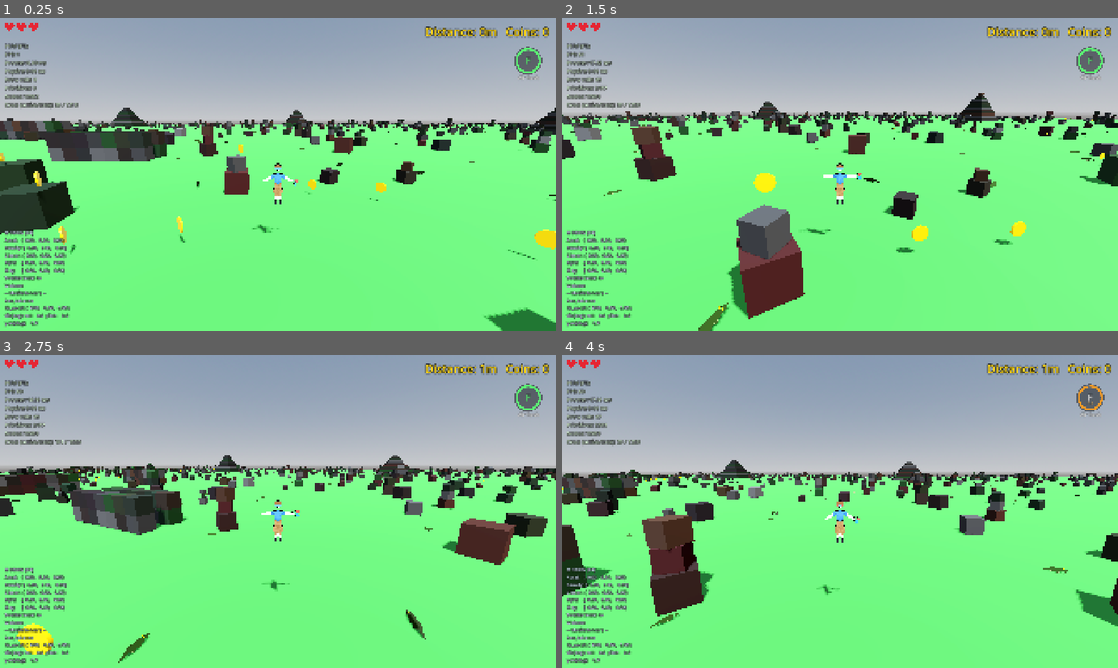
Above: before the commit, frames 1-4 (two rows, left to right).
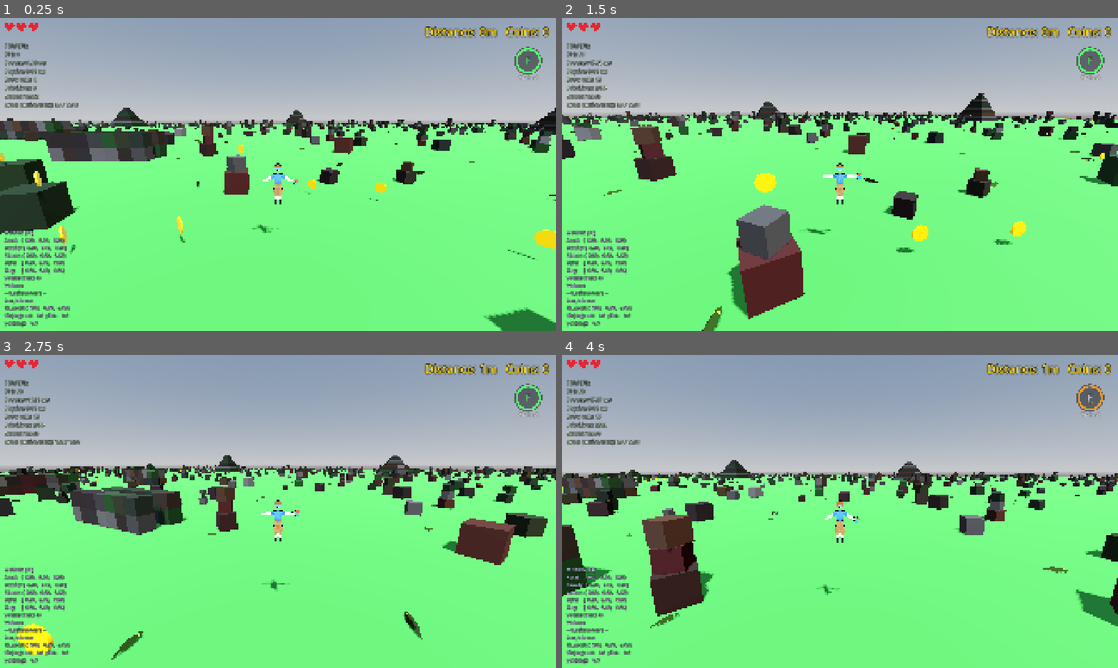
Above: after the commit, the same moments.

Repository: korjavin/godot-test1
Game: Godot game, scene res://scenes/main.tscn
The game is run twice, just before and just after one commit, with the same random seed, the same clock (stepped at 60 frames per second) and the same inputs.
Inputs (mouse positions are in pixels of both pictures, inside the frame that each line leads up to):
- Up to frame 1 (0.25 s): no input
- Up to frame 2 (1.5 s): tap Enter at 0.5 s; move the mouse to (834, 180) at 0.52 s; hold Shift (run) 0.53-1.28 s; hold W (move_forward) from 0.53 s (still down); tap Space (jump) at 0.77, 0.8, 1.07, 1.35 s; move the mouse to (878, 177) at 1.27 s
- Up to frame 3 (2.75 s): keep holding W (move_forward); tap Space (jump) at 1.52, 1.82, 2.3 s; tap Shift (run) at 1.55 s; move the mouse to (233, 508) at 2.02 s; hold Ctrl (duck) from 2.03 s (still down)
- Up to frame 4 (4 s): move the mouse to (845, 511) at 2.77 s; release W (move_forward) at 2.78 s; release Ctrl (duck) at 2.78 s; hold Q (step_left) 2.78-3.53 s; tap Shift (run) at 2.85 s; tap Space (jump) at 3.02, 3.32, 3.77, 3.8 s; move the mouse to (817, 505) at 3.52 s; hold W (move_forward) from 3.53 s (still down); tap F (special_ability) at 3.6 s

The runs differ from the first frame. In frame 1, less than 0.1% of the frame differs, in the area x 0-97%, y 44-75%; in frame 2, 0.2%; in frame 3, 0.5%, in the area x 5-77%, y 24-99%; in frame 4, less than 0.1%.

Commit message:
feat: difficulty gradient — croc chase speed/density and road narrowing scale with distance

Diff:
--- a/scripts/endless_terrain.gd
+++ b/scripts/endless_terrain.gd
@@ -216,6 +216,13 @@
 ## swells wide and narrows over MORE stations. At 0.08 the cosine's period is
 ## ~2π/0.08 ≈ 78 stations, so the width cycles slowly enough to feel smooth, not pulsey.
 const ROAD_WIDTH_FREQ: float = 0.08
+
+## Difficulty gradient: the coin band NARROWS with distance. Over the first
+## ROAD_NARROW_STATIONS stations the oscillating width is lerped toward a floor of
+## road_width_min * ROAD_NARROW_FLOOR_FACTOR, so far into a run the coin swath is a
+## tight ribbon that demands precise steering to keep the streak alive.
+const ROAD_NARROW_STATIONS: int = 2000
+const ROAD_NARROW_FLOOR_FACTOR: float = 0.4
 
 ## Fraction of road_coin_spacing a coin may jitter ALONG the road from its slice center
 ## (±this × spacing). Without it, every slice's coins would sit on the same cross-line
@@ -1303,11 +1310,18 @@
 	# Store positions of spawned crocodiles to check spacing
 	var spawned_positions: Array[Vector3] = []
 
+	# Difficulty gradient: chunks farther from origin (along the road's +X axis) hold
+	# MORE crocodiles — +1 per 6 chunks of |x| distance, capped at +8 over the base.
+	# A pure function of chunk coords, so within-run determinism is untouched (the
+	# same chunk always regenerates the same count). The LOD manager keeps the extra
+	# distant crocodiles cheap: they are slept (frozen, monitoring off), never removed.
+	var chunk_croc_target := crocodiles_per_chunk + mini(8, absi(chunk_pos.x) / 6)
+
 	# Try to spawn crocodiles with proper spacing
 	var attempts := 0
-	var max_attempts := crocodiles_per_chunk * 5  # Allow multiple attempts per crocodile
-
-	while spawned_positions.size() < crocodiles_per_chunk and attempts < max_attempts:
+	var max_attempts := chunk_croc_target * 5  # Allow multiple attempts per crocodile
+
+	while spawned_positions.size() < chunk_croc_target and attempts < max_attempts:
 		attempts += 1
 
 		# Generate random position within chunk bounds
@@ -1620,15 +1634,23 @@
 	road_width_min and road_width_max.
 
 	@param k: Station index.
-	@return: Width in [road_width_min, road_width_max].
+	@return: Width in [road_width_min * ROAD_NARROW_FLOOR_FACTOR, road_width_max]
+	         (the upper reaches only near the origin; distance narrows the range).
 
 	EDUCATIONAL NOTE:
 	- A low-frequency cosine of `k` gives a slow, smooth swell/narrowing of the band
 	  (no per-station jumps), so the coin swath visibly breathes wide and narrow as you
 	  travel. We remap cos()'s [-1,1] to [0,1] then lerp between the bounds.
+	- Difficulty gradient: the whole band then narrows with distance, lerping toward
+	  road_width_min * ROAD_NARROW_FLOOR_FACTOR over the first ROAD_NARROW_STATIONS
+	  stations. Still a pure function of `k`, so determinism within a run holds. The
+	  seam-scan `pad` in spawn_coins_in_chunk stays a safe upper bound: narrowing only
+	  ever SHRINKS the band below maxf(road_width_min, road_width_max).
 	"""
 	var t := (cos(float(k) * ROAD_WIDTH_FREQ) + 1.0) * 0.5  # smooth [0,1], period ~78 stations
-	return lerpf(road_width_min, road_width_max, t)
+	var width := lerpf(road_width_min, road_width_max, t)
+	var narrow_t := clampf(float(absi(k)) / float(ROAD_NARROW_STATIONS), 0.0, 1.0)
+	return lerpf(width, road_width_min * ROAD_NARROW_FLOOR_FACTOR, narrow_t)
 
 func _road_coins_at(k: int) -> Array:
 	"""
--- a/scripts/piglet_crocodile_ai.gd
+++ b/scripts/piglet_crocodile_ai.gd
@@ -21,9 +21,18 @@
 ## Chase speed when pursuing player (faster)
 var chase_speed_instance: float = 0.0
 
-## Base speeds for randomization
+## Base speeds for randomization. Chase speed is deliberately ABOVE the player's
+## WALK_SPEED (5.0), so a merely-walking player WILL get caught — escaping a chase
+## takes running, jumping (crocodiles lose the scent when you leave the ground), or
+## a special ability. This is the game's core fail pressure.
 const BASE_MOVE_SPEED: float = 2.5
-const BASE_CHASE_SPEED: float = 3.5
+const BASE_CHASE_SPEED: float = 5.5
+
+## Difficulty gradient: crocodiles chase faster the farther from origin they spawn.
+## The multiplier is 1.0 + clamp(|x| / DENOM, 0, MAX) — +60% at 3 km and capped there,
+## so late-run walking is lethal but running/abilities still escape.
+const DISTANCE_SPEED_SCALE_DENOM: float = 3000.0
+const DISTANCE_SPEED_SCALE_MAX: float = 0.6
 
 ## Per-crocodile speed spread: each crocodile rolls ONE multiplier in
 ## [1-FACTOR, 1+FACTOR] and applies it to BOTH its wander and chase speed, so some
@@ -220,6 +229,16 @@
 	var speed_factor := rng.randf_range(1.0 - SPEED_RANDOM_FACTOR, 1.0 + SPEED_RANDOM_FACTOR)
 	move_speed_instance = BASE_MOVE_SPEED * speed_factor
 	chase_speed_instance = BASE_CHASE_SPEED * speed_factor
+
+	# Difficulty gradient: scale CHASE speed up with distance from the world origin.
+	# global_position is already valid here because the terrain parents the crocodile
+	# into the chunk BEFORE _ready runs, so |x| is the true spawn distance. Only the
+	# chase speed scales — wandering stays lazy everywhere; it's being HUNTED that
+	# gets scarier the farther you push.
+	var distance_factor := 1.0 + clampf(
+		absf(global_position.x) / DISTANCE_SPEED_SCALE_DENOM, 0.0, DISTANCE_SPEED_SCALE_MAX
+	)
+	chase_speed_instance *= distance_factor
 
 	# Give this crocodile a randomized overall size. We scale the whole body
 	# uniformly so the visual model and the physics capsule grow/shrink together;
Not shown, changed: docs/plans/20260814-gameplay-loop.md
